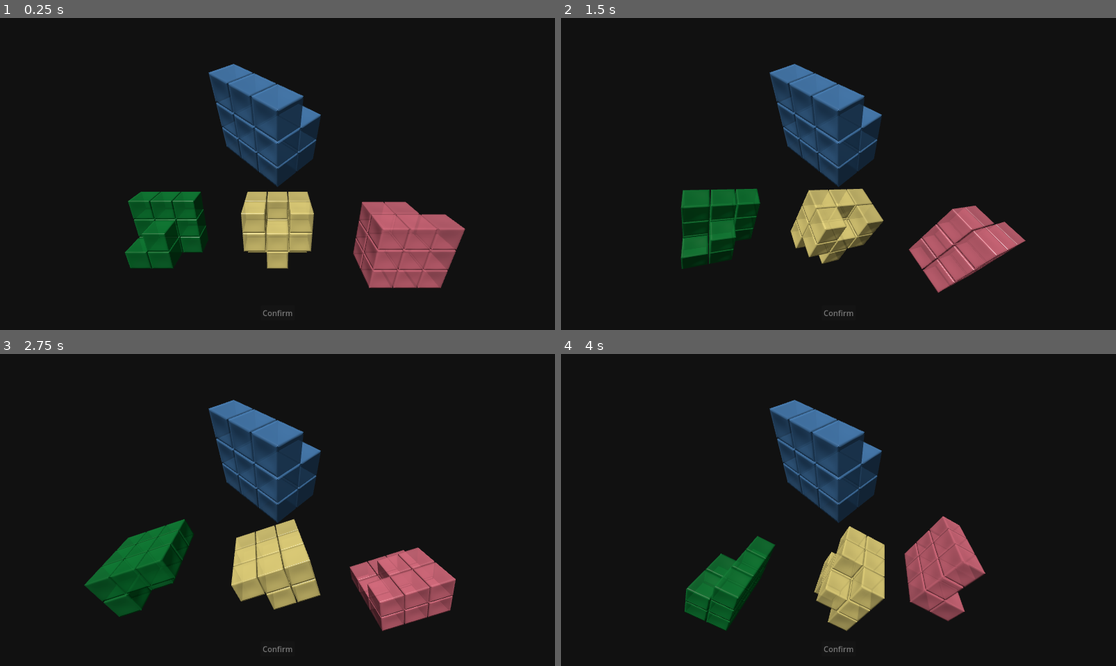
Above: before the commit, frames 1-4 (two rows, left to right).
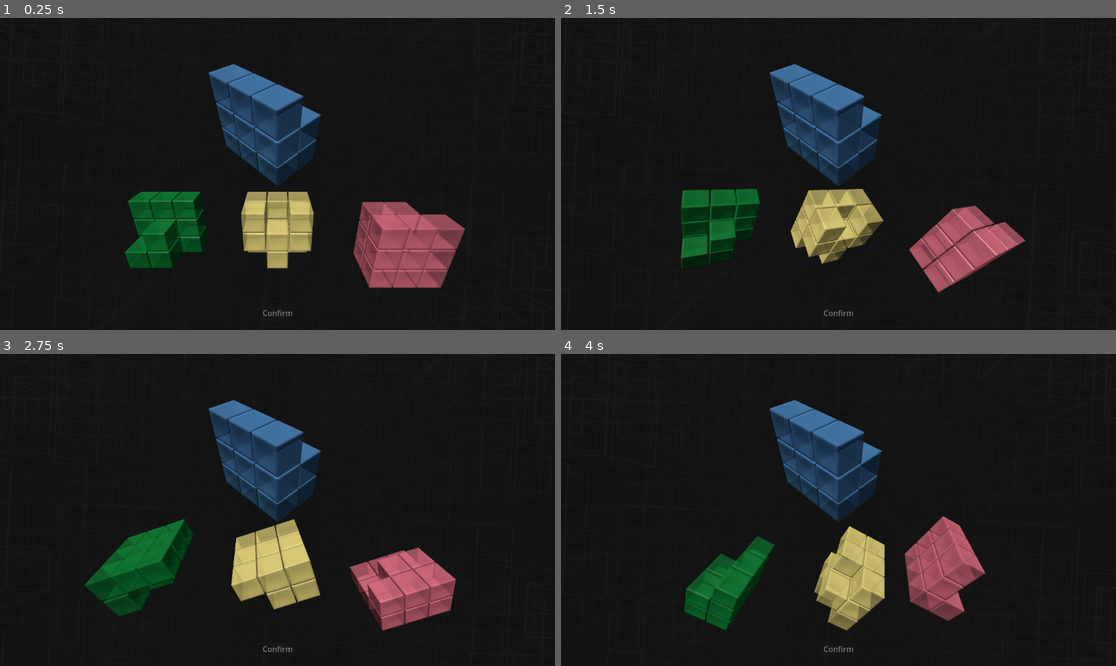
Above: after the commit, the same moments.

Repository: artifactz/coexist-game
Game: Godot game, scene res://main.tscn
Same seed, same stepped clock (60 frames per second), same inputs: the game is played once before the commit and once after it.
Inputs (mouse positions are in pixels of both pictures, inside the frame that each line leads up to):
- Up to frame 1 (0.25 s): no input
- Up to frame 2 (1.5 s): tap Enter at 0.5 s; move the mouse to (960, 158) at 0.52 s; click (960, 158) at 0.67 s; tap Space at 1.25 s; drag from (727, 189) to (810, 236) at 1.27 s
- Up to frame 3 (2.75 s): tap Enter at 2 s; move the mouse to (333, 441) at 2.02 s; click (333, 441) at 2.17 s
- Up to frame 4 (4 s): tap Space at 2.75 s; drag from (810, 572) to (672, 463) at 2.77 s; tap Enter at 3.5 s; move the mouse to (1005, 556) at 3.52 s; click (1005, 556) at 3.67 s

The runs differ from the first frame. In frame 1, 0.9% of the frame differs, in the area x 22-84%, y 14-87%; in frame 2, 0.7%; in frame 3, 0.7%; in frame 4, 0.2%.

Commit message:
:sparkles: added background animation as subviewport

Diff:
--- /dev/null
+++ b/background_viewport_node.gd
@@ -0,0 +1,120 @@
+extends Node3D
+## Randomly places a whole bunch of cubes on a 3D grid (with a hole/tunnel in the center),
+## instantiates 12 meshes per cube representing its edges, retaining information about which
+## edges need to be instantiated and which already are, for the last two layers of the 3D grid.
+## Then starts moving the camera forward, removing geometry falling behind and generating new
+## slices in the front.
+
+const CAMERA_SPEED = 0.08
+const CAMERA_SPIRAL_RADIUS = 0.33
+const CAMERA_SPIRAL_SPEED = 0.026109
+const CAMERA_ROLL_MAGNITUDE = 0.015625 * PI
+const CAMERA_ROLL_SPEED = 0.020183
+const W = 20
+const H = 20
+const D = 40
+const TUNNEL_SIZE = 10
+
+var mesh := BoxMesh.new()
+var mesh_instances = []
+
+## Last two slices of a 3D grid storing along which axes (x, y, z) to put cube edges.
+var edges = []
+
+var camera_spiral_t: float = 0.0
+var camera_roll_t: float = 0.25
+
+func _ready() -> void:
+	mesh.size = Vector3(1.0, 0.02, 0.02)
+	edges = [
+		_create_array2d(H + 1, W + 1, func (): return PackedByteArray([0, 0, 0])),
+		_create_array2d(H + 1, W + 1, func (): return PackedByteArray([0, 0, 0]))
+	]
+	for z in D:
+		add_slice(z)
+
+func add_slice(z: float):
+	var grid = _create_array2d(H, W, func (): return randi() % 5 == 0)
+	for y in H:
+		for x in W:
+			if (
+				x > W / 2.0 - TUNNEL_SIZE / 2.0 and
+				x < W / 2.0 + TUNNEL_SIZE / 2.0 and
+				y > H / 2.0 - TUNNEL_SIZE / 2.0 and
+				y < H / 2.0 + TUNNEL_SIZE / 2.0
+			):
+				grid[y][x] = 0
+	var edges_grid_slice = _create_array2d(H + 1, W + 1, func (): return PackedByteArray([0, 0, 0]))
+	edges.pop_front()
+	edges.push_back(edges_grid_slice)
+
+	for y in H:
+		for x in W:
+			if grid[y][x]:
+				# Determine which new edge meshes to instantiate
+				if edges[0][y][x][0] == 0: edges[0][y][x][0] = 1
+				if edges[0][y][x][1] == 0: edges[0][y][x][1] = 1
+				if edges[0][y][x][2] == 0: edges[0][y][x][2] = 1
+				if edges[0][y + 1][x][0] == 0: edges[0][y + 1][x][0] = 1
+				if edges[0][y + 1][x][2] == 0: edges[0][y + 1][x][2] = 1
+				if edges[0][y][x + 1][1] == 0: edges[0][y][x + 1][1] = 1
+				if edges[0][y][x + 1][2] == 0: edges[0][y][x + 1][2] = 1
+				if edges[0][y + 1][x + 1][2] == 0: edges[0][y + 1][x + 1][2] = 1
+				if edges[1][y][x][0] == 0: edges[1][y][x][0] = 1
+				if edges[1][y][x][1] == 0: edges[1][y][x][1] = 1
+				if edges[1][y + 1][x][0] == 0: edges[1][y + 1][x][0] = 1
+				if edges[1][y][x + 1][1] == 0: edges[1][y][x + 1][1] = 1
+
+	# Instantiate new edge meshes
+	for slice_index in 2:
+		for y in H + 1:
+			for x in W + 1:
+				var cell_edges = edges[slice_index][y][x]
+				for ax in 3:
+					if cell_edges[ax] != 1:
+						continue
+					var mesh_instance = MeshInstance3D.new()
+					mesh_instance.mesh = mesh
+					if ax == 0:
+						mesh_instance.position = Vector3(x + 0.5 - 0.5 * W, -y + 0.5 * H, -z - slice_index)
+					elif ax == 1:
+						mesh_instance.rotate_z(0.5 * PI)
+						mesh_instance.position = Vector3(x - 0.5 * W, -y - 0.5 + 0.5 * H, -z - slice_index)
+					else:
+						mesh_instance.rotate_y(0.5 * PI)
+						mesh_instance.position = Vector3(x - 0.5 * W, -y + 0.5 * H, -z - 0.5 - slice_index)
+					mesh_instances.push_back(mesh_instance)
+					add_child(mesh_instance)
+					cell_edges[ax] = 2
+
+func _process(delta: float) -> void:
+	# Camera spiral movement
+	camera_spiral_t = fmod(camera_spiral_t + CAMERA_SPIRAL_SPEED * delta, 1.0)
+	$Camera3D.position.x = CAMERA_SPIRAL_RADIUS * cos(camera_spiral_t * 2 * PI)
+	$Camera3D.position.y = CAMERA_SPIRAL_RADIUS * sin(camera_spiral_t * 2 * PI)
+
+	# Camera roll
+	camera_roll_t = fmod(camera_roll_t + CAMERA_ROLL_SPEED * delta, 1.0)
+	$Camera3D.rotation.z = CAMERA_ROLL_MAGNITUDE * sin(camera_roll_t * 2 * PI)
+
+	# Camera forward movement
+	$Camera3D.position.z -= CAMERA_SPEED * delta
+	if $Camera3D.position.z < -1.0:
+		# Moved one unit -- remove old geometry in the back and add new geometry in the front
+		$Camera3D.position.z = 0.0
+		for mesh_instance in mesh_instances:
+			if mesh_instance.position.z >= 0.0:
+				mesh_instance.queue_free()
+			else:
+				mesh_instance.position.z += 1.0
+		mesh_instances = mesh_instances.filter(func (m): return not m.is_queued_for_deletion())
+		add_slice(D - 1)
+
+func _create_array2d(rows: int, cols: int, initializer: Callable) -> Array:
+	var result = []
+	for y in rows:
+		var row = []
+		for x in cols:
+			row.push_back(initializer.call())
+		result.push_back(row)
+	return result
--- a/main.gd
+++ b/main.gd
@@ -10,14 +10,14 @@
 
 # Called when the node enters the scene tree for the first time.
 func _ready() -> void:
-	$Camera3D.look_at(Vector3(0, 0, 0))
+	$SubViewportContainer/SubViewport/Node/Camera3D.look_at(Vector3(0, 0, 0))
 	$UserInterface/ConfirmButton.disabled = true
 	$UserInterface/ConfirmButton.pressed.connect(on_confirm_clicked)
 
 	game.scores_updated.connect(update_scores)
 	game.setup_round()
 
-	scene_controller = SceneController.new(self)
+	scene_controller = SceneController.new($SubViewportContainer/SubViewport/Node)
 	scene_controller.set_layouts(game.layout, game.solutions)
 
 	ui_controller = UIController.new(
@@ -58,12 +58,12 @@
 
 func get_mouse_collision():
 	var mouse_pos = get_viewport().get_mouse_position()
-	var origin = $Camera3D.project_ray_origin(mouse_pos)
-	var dir = $Camera3D.project_ray_normal(mouse_pos)
+	var origin = $SubViewportContainer/SubViewport/Node/Camera3D.project_ray_origin(mouse_pos)
+	var dir = $SubViewportContainer/SubViewport/Node/Camera3D.project_ray_normal(mouse_pos)
 	var end = origin + dir * 100.0
 
 	var params = PhysicsRayQueryParameters3D.create(origin, end)
-	var result = get_world_3d().direct_space_state.intersect_ray(params)
+	var result = $SubViewportContainer/SubViewport.find_world_3d().direct_space_state.intersect_ray(params)
 
 	if result:
 		return result.get("collider")
--- a/main.tscn
+++ b/main.tscn
@@ -2,24 +2,69 @@
 
 [ext_resource type="Script" uid="uid://63jtctbcjew5" path="res://main.gd" id="1_0xm2m"]
 [ext_resource type="Script" uid="uid://b0p08xlqiuptg" path="res://selection_line_2d.gd" id="2_0xm2m"]
+[ext_resource type="Script" uid="uid://dihdgkwkai30f" path="res://background_viewport_node.gd" id="2_h2yge"]
 
 [sub_resource type="Environment" id="Environment_0xm2m"]
 background_mode = 1
 background_color = Color(0.06879827, 0.06879828, 0.06879828, 1)
 ambient_light_source = 2
-ambient_light_color = Color(0.35906926, 0.35906908, 0.35906896, 1)
+ambient_light_color = Color(0.21176471, 0.21176471, 0.21176471, 1)
+fog_enabled = true
+fog_mode = 1
+fog_light_color = Color(0.07058824, 0.07058824, 0.07058824, 1)
+fog_density = 1.0
+fog_depth_begin = 0.0
+fog_depth_end = 45.0
+
+[sub_resource type="Environment" id="Environment_h2yge"]
+ambient_light_source = 2
+ambient_light_color = Color(0.36078432, 0.36078432, 0.36078432, 1)
 
 [node name="Main" type="Node3D" unique_id=2042100983]
 script = ExtResource("1_0xm2m")
 
-[node name="Camera3D" type="Camera3D" parent="." unique_id=843177067]
-transform = Transform3D(0.99999994, 0, 0, 0, 0.99999994, 0, 0, 0, 0.99999994, 0, 1, 2.5)
+[node name="SubViewportContainer" type="SubViewportContainer" parent="." unique_id=1305819675]
+anchors_preset = 15
+anchor_right = 1.0
+anchor_bottom = 1.0
+grow_horizontal = 2
+grow_vertical = 2
+stretch = true
 
-[node name="WorldEnvironment" type="WorldEnvironment" parent="." unique_id=860573225]
+[node name="BackgroundSubViewport" type="SubViewport" parent="SubViewportContainer" unique_id=1766291356]
+own_world_3d = true
+handle_input_locally = false
+msaa_3d = 2
+anisotropic_filtering_level = 0
+size = Vector2i(1152, 648)
+render_target_update_mode = 4
+
+[node name="WorldEnvironment" type="WorldEnvironment" parent="SubViewportContainer/BackgroundSubViewport" unique_id=860573225]
 environment = SubResource("Environment_0xm2m")
 
-[node name="DirectionalLight3D" type="DirectionalLight3D" parent="." unique_id=956408561]
-transform = Transform3D(0.9238795, 0.3314136, -0.19134171, 0, 0.49999997, 0.86602545, 0.38268346, -0.8001032, 0.46193972, 0, 0, 0)
+[node name="Node" type="Node3D" parent="SubViewportContainer/BackgroundSubViewport" unique_id=739107655]
+script = ExtResource("2_h2yge")
+
+[node name="Camera3D" type="Camera3D" parent="SubViewportContainer/BackgroundSubViewport/Node" unique_id=1188231513]
+
+[node name="SubViewport" type="SubViewport" parent="SubViewportContainer" unique_id=372436183]
+own_world_3d = true
+transparent_bg = true
+handle_input_locally = false
+msaa_3d = 2
+size = Vector2i(1152, 648)
+render_target_update_mode = 4
+
+[node name="WorldEnvironment" type="WorldEnvironment" parent="SubViewportContainer/SubViewport" unique_id=1416130084]
+environment = SubResource("Environment_h2yge")
+
+[node name="Node" type="Node3D" parent="SubViewportContainer/SubViewport" unique_id=943061144]
+
+[node name="Camera3D" type="Camera3D" parent="SubViewportContainer/SubViewport/Node" unique_id=843177067]
+transform = Transform3D(1, 0, 0, 0, 1, 0, 0, 0, 1, 0, 1, 2.5)
+
+[node name="DirectionalLight3D" type="DirectionalLight3D" parent="SubViewportContainer/SubViewport/Node" unique_id=956408561]
+transform = Transform3D(0.9238795, 0.33141363, -0.19134171, 0, 0.49999997, 0.86602545, 0.38268346, -0.8001032, 0.46193972, 0, 0, 0)
 
 [node name="UserInterface" type="Control" parent="." unique_id=1171349409]
 layout_mode = 3
--- a/project.godot
+++ b/project.godot
@@ -24,4 +24,3 @@
 rendering_device/driver.windows="d3d12"
 renderer/rendering_method="gl_compatibility"
 renderer/rendering_method.mobile="gl_compatibility"
-anti_aliasing/quality/msaa_3d=2
Not shown, added: background_viewport_node.gd.uid
